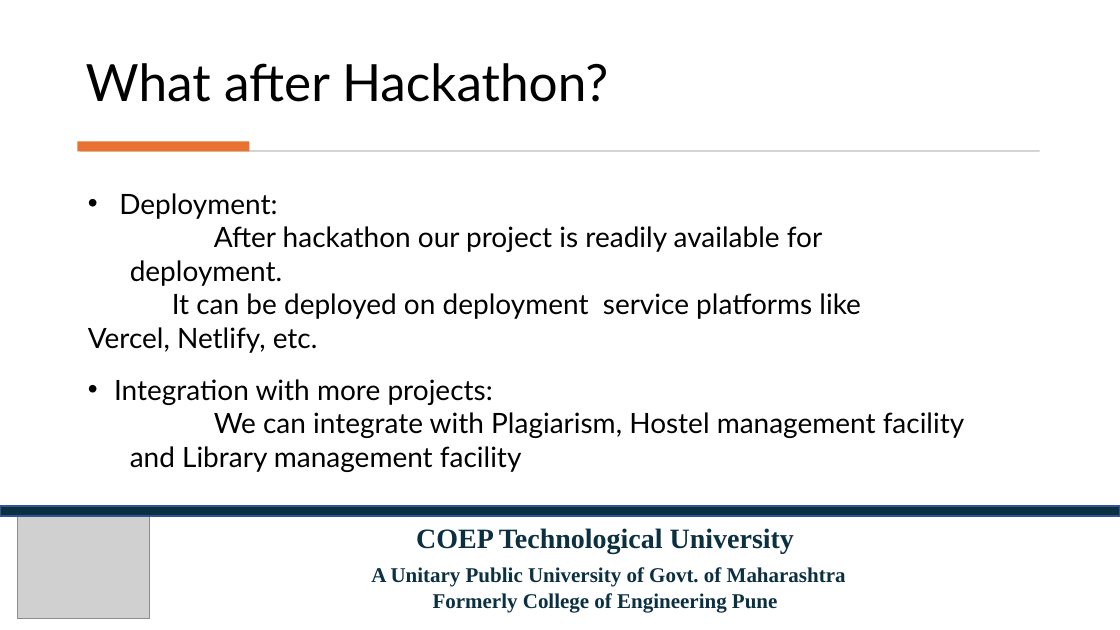
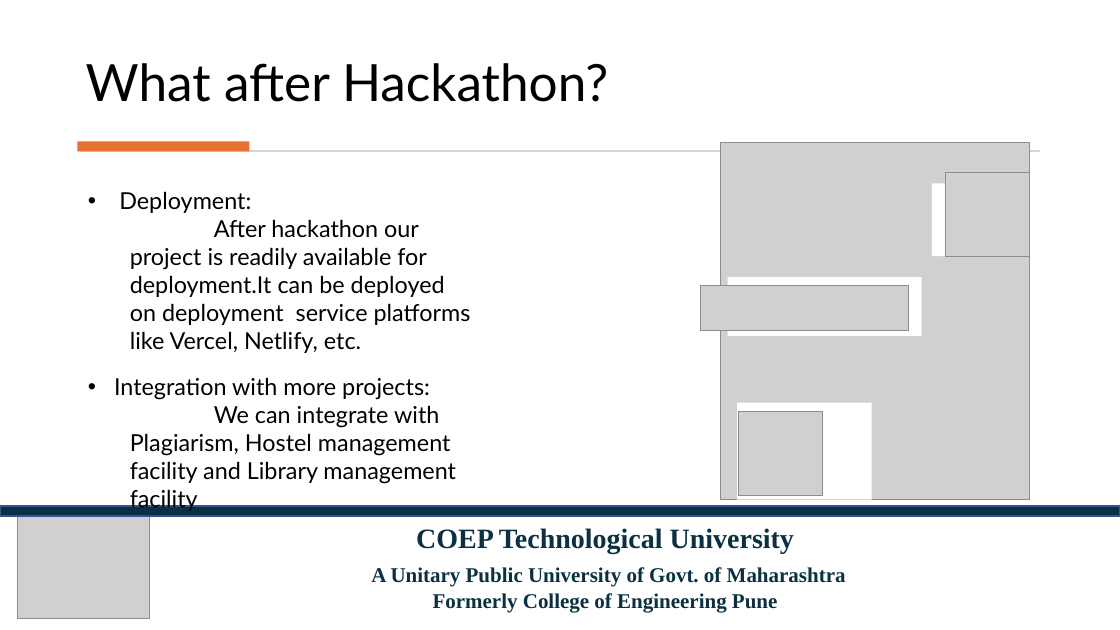
Before and after one commit to adityasd314/COEPTECH-ERP, a slide deck: slide 7 of hackathon_brocoders.pptx. Drawn at 1120x630 pixels with LibreOffice and Linux fonts; fonts in the diff are those of the drawing; grey boxes stand for pictures. Boxes give left, top, right and bottom in pixels: in the first picture for what was removed or moved away, otherwise in the second. Text is boxed around its words. In the diff, an @@ line names an element or a change of style, - is before the commit and + after.

Commit message:
ppt2

```diff
--- a/hackathon_brocoders.pptx
+++ b/hackathon_brocoders.pptx
@@ picture added at <box>721,143,1029,500</box> @@
@@ picture added at <box>945,172,1029,256</box> @@
@@ text at <box>119,191,251,213</box>: size 24 to 20 pt in "Deployment:" @@
@@ rectangle added at <box>932,183,1029,256</box>, fill #FFFFFF @@
@@ text at <box>130,219,471,353</box>: text changed; size 24 to 20 pt @@
-  After hackathon our project is readily available for deployment.
-It can be deployed on deployment service platforms like Vercel, Netlify, etc.
+  After hackathon our project is readily available for deployment.It can be deployed on deployment service platforms like Vercel, Netlify, etc.
@@ picture added at <box>701,286,909,331</box> @@
@@ rectangle added at <box>728,277,922,336</box>, fill #FFFFFF @@
@@ text "Integration with more projects:" at <box>114,377,456,484</box>: size 24 to 20 pt @@
@@ rectangle added at <box>738,402,872,499</box>, fill #FFFFFF @@
@@ picture added at <box>739,412,823,496</box> @@
```
